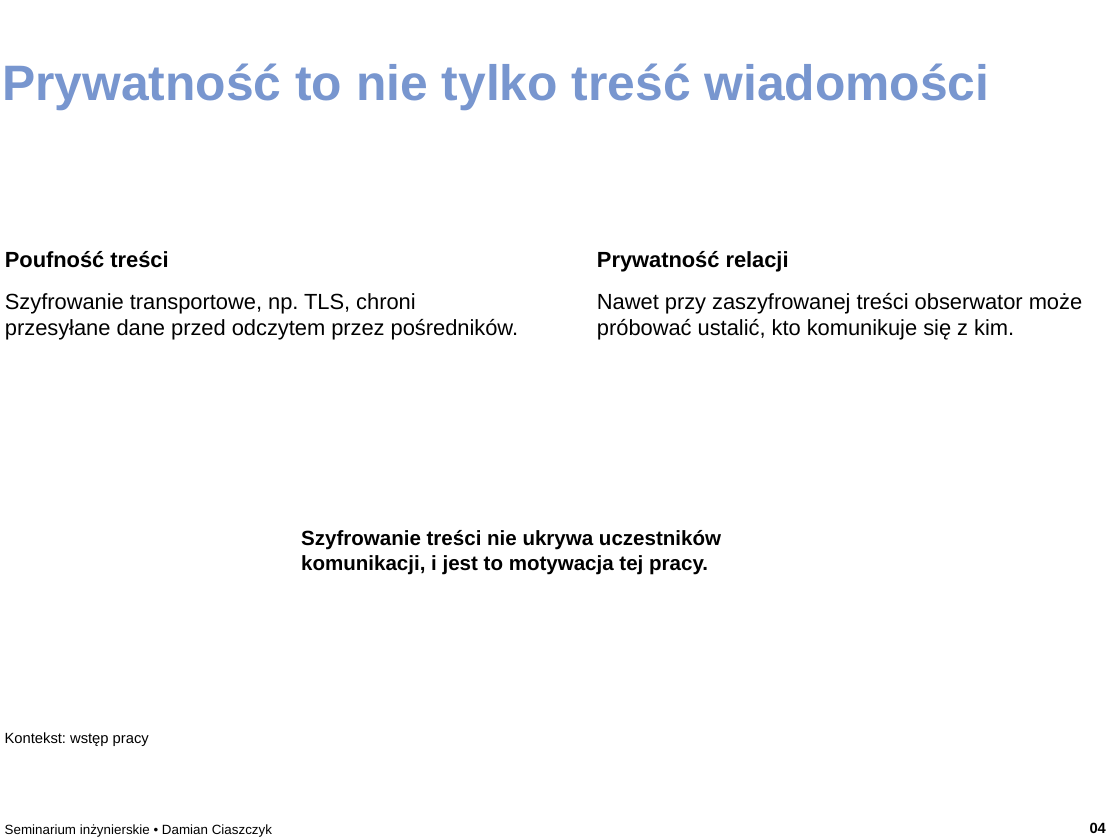
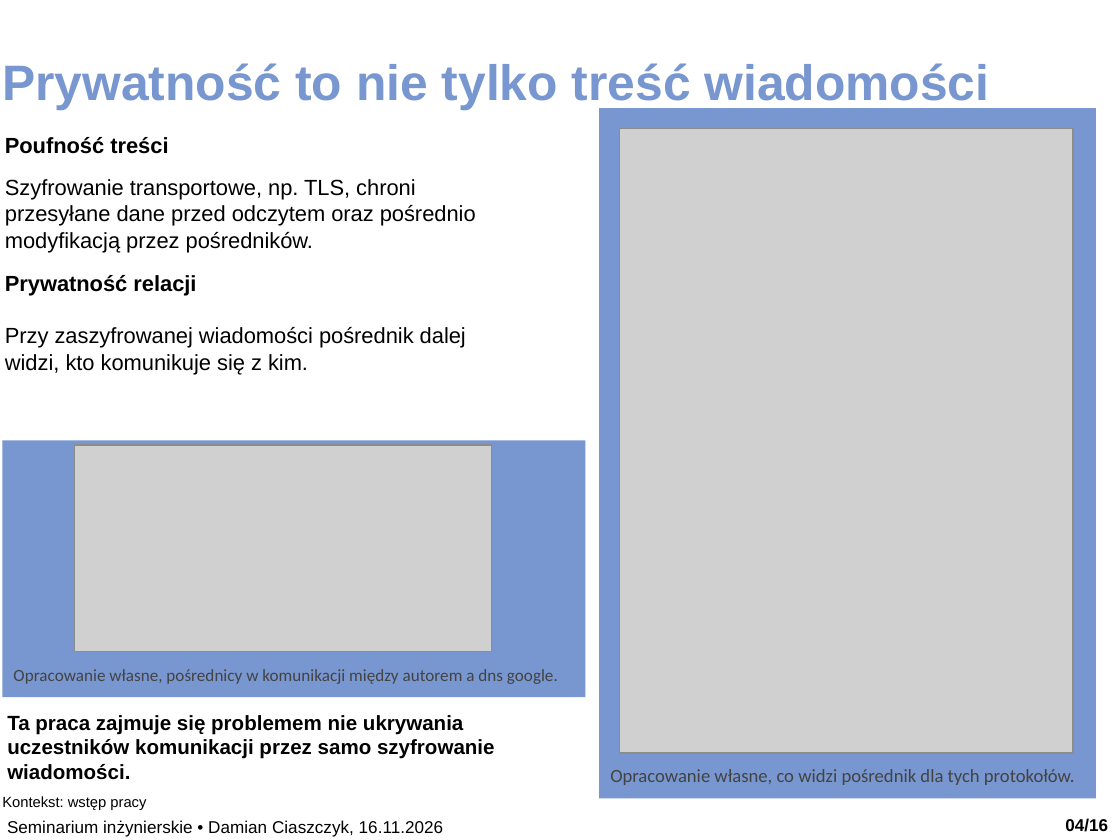
Before and after one commit to dciaszczyk/Engineering_Diploma, a slide deck: slide 4 of prezentacja/prezentacja_seminarka.pptx. Drawn at 1120x840 pixels with LibreOffice and Linux fonts; fonts in the diff are those of the drawing; grey boxes stand for pictures. Boxes give left, top, right and bottom in pixels: in the first picture for what was removed or moved away, otherwise in the second. Text is boxed around its words. In the diff, an @@ line names an element or a change of style, - is before the commit and + after.

```diff
--- a/prezentacja/prezentacja_seminarka.pptx
+++ b/prezentacja/prezentacja_seminarka.pptx
@@ rectangle added at box(599, 109, 1096, 799), fill #7896CF @@
@@ text "Poufność treści": place and size @@
-text "Poufność treści" at box(5, 251, 168, 268)
+text "Poufność treści" at box(5, 137, 168, 154)
@@ picture added at box(619, 129, 1073, 754) @@
@@ text at box(5, 179, 476, 252): text changed @@
-Szyfrowanie transportowe, np. TLS, chroni przesyłane dane przed odczytem przez pośredników.
+Szyfrowanie transportowe, np. TLS, chroni przesyłane dane przed odczytem oraz pośrednio modyfikacją przez pośredników.
@@ text "Prywatność relacji": place and size @@
-text "Prywatność relacji" at box(597, 251, 789, 271)
+text "Prywatność relacji" at box(5, 275, 196, 295)
@@ text at box(5, 327, 466, 374): text changed @@
-Nawet przy zaszyfrowanej treści obserwator może próbować ustalić, kto komunikuje się z kim.
+Przy zaszyfrowanej wiadomości pośrednik dalej widzi, kto komunikuje się z kim.
@@ rectangle added at box(2, 440, 586, 697), fill #7896CF @@
@@ picture added at box(75, 445, 493, 652) @@
@@ text removed at box(301, 530, 721, 575) @@
-Szyfrowanie treści nie ukrywa uczestników komunikacji, i jest to motywacja tej pracy.
@@ text added at box(13, 669, 558, 684), 11 pt, text #434343 @@
+Opracowanie własne, pośrednicy w komunikacji między autorem a dns google.
@@ text added at box(7, 715, 495, 780), 13.2 pt, text #000000, bold @@
+Ta praca zajmuje się problemem nie ukrywania uczestników komunikacji przez samo szyfrowanie wiadomości.
@@ text added at box(610, 769, 1075, 785), 12 pt, text #434343 @@
+Opracowanie własne, co widzi pośrednik dla tych protokołów.
@@ text "Kontekst: wstęp pracy": place and size @@
-text "Kontekst: wstęp pracy" at box(5, 732, 149, 746)
+text "Kontekst: wstęp pracy" at box(2, 796, 146, 810)
@@ text at box(7, 820, 443, 837): text changed; size 8.7 to 11 pt @@
-Seminarium inżynierskie • Damian Ciaszczyk
+Seminarium inżynierskie • Damian Ciaszczyk, 16.11.2026
@@ text at box(1065, 818, 1108, 832): text changed; size 9.5 to 11 pt @@
-04
+04/16
```
Also in this commit, not shown: 15 other slides changed, 1 other file.
